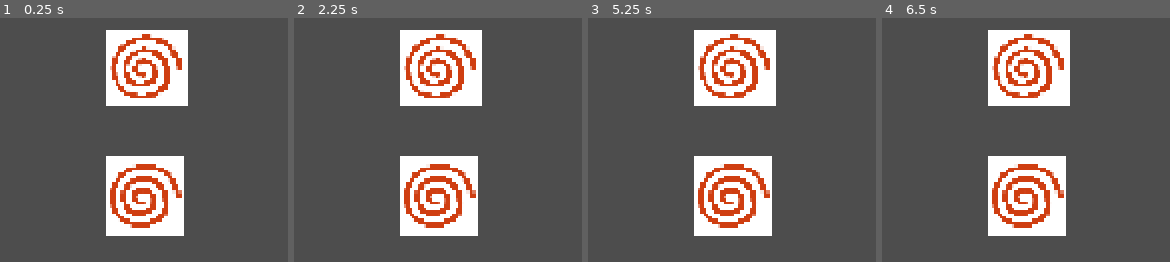
Above: before the commit, frames 1-4 (left to right).
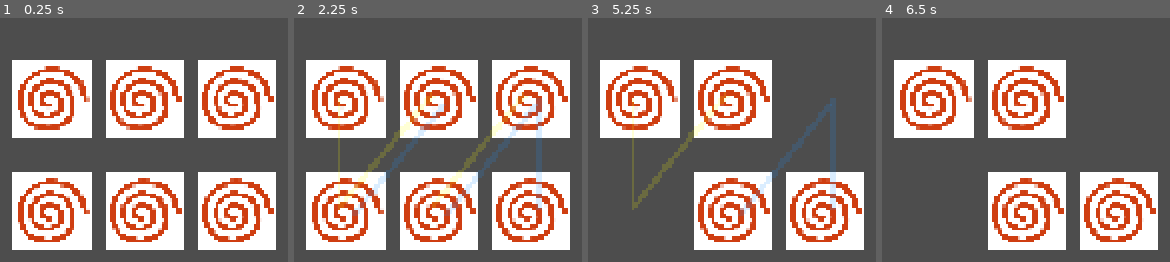
Above: after the commit, the same moments.

Repository: Mvfm-25/Deadlock-Manager
Game: Godot game, scene res://cenas/mapa.tscn
The game is run twice, just before and just after one commit, with the same random seed, the same clock (stepped at 60 frames per second) and the same inputs.
Inputs:
- Up to frame 1 (0.25 s): no input
- Up to frame 2 (2.25 s): tap Enter at 0.5 s; tap Space at 2 s
- Up to frame 3 (5.25 s): tap Enter at 2.75 s; tap Space at 5 s
- Up to frame 4 (6.5 s): tap Enter at 5.75 s

The runs differ from the first frame. In frame 1, 51% of the frame differs, in the area x 4-96%, y 4-96%; in frame 2, 53%; in frame 3, 36%; in frame 4, 33%.

Commit message:
Comportamento de ondas, tracer de tiros.

Diff:
--- a/deadlock-manager/cenas/mapa.tscn
+++ b/deadlock-manager/cenas/mapa.tscn
@@ -1,6 +1,6 @@
 [gd_scene format=3 uid="uid://3ssosdlv7an4"]
 
-[ext_resource type="PackedScene" uid="uid://dn77geqjksvdm" path="res://cenas/minion.tscn" id="1_ah0cf"]
+[ext_resource type="PackedScene" path="res://cenas/onda.tscn" id="1_onda"]
 
 [node name="Mapa" type="Node2D" unique_id=133120531]
 
@@ -9,19 +9,17 @@
 [node name="Spawns" type="Node2D" parent="." unique_id=487443152]
 
 [node name="SpawnMother" type="Node2D" parent="Spawns" unique_id=582875992 groups=["spawn_ArchMother"]]
-position = Vector2(0, 2521)
+position = Vector2(0, 426)
 
 [node name="SpawnKing" type="Node2D" parent="Spawns" unique_id=1894555378 groups=["spawn_HiddenKing"]]
-position = Vector2(0, -2542)
+position = Vector2(0, -426)
 
-[node name="Minions" type="Node2D" parent="." unique_id=1656990257]
+[node name="Ondas" type="Node2D" parent="." unique_id=1656990257]
 
-[node name="ArchMother" parent="Minions" unique_id=1086106681 instance=ExtResource("1_ah0cf")]
-position = Vector2(2, 309)
+[node name="OndaMother" parent="Ondas" unique_id=2030405188 instance=ExtResource("1_onda")]
 equipe = "ArchMother"
 
-[node name="HiddenKing" parent="Minions" unique_id=1121588478 instance=ExtResource("1_ah0cf")]
-position = Vector2(13, -663)
+[node name="OndaKing" parent="Ondas" unique_id=772249875 instance=ExtResource("1_onda")]
 equipe = "HiddenKing"
 
 [node name="Camera2D" type="Camera2D" parent="." unique_id=1066722705]
--- /dev/null
+++ b/deadlock-manager/cenas/onda.tscn
@@ -0,0 +1,11 @@
+[gd_scene format=3]
+
+[ext_resource type="Script" path="res://scripts/onda.gd" id="1_onda"]
+
+[node name="Onda" type="Node2D"]
+script = ExtResource("1_onda")
+
+[node name="Respawn" type="Timer" parent="."]
+one_shot = true
+
+[connection signal="timeout" from="Respawn" to="." method="respawna"]
--- a/deadlock-manager/scripts/minion.gd
+++ b/deadlock-manager/scripts/minion.gd
@@ -2,15 +2,23 @@
 
 class_name Minion
 
-# Ponto de re-spawn da equipe: o nó do mapa que está no grupo "spawn_<equipe>".
-var spawnPoint:Node2D = null
+# Cor do tracer de tiro de cada equipe (branco para equipes fora da lista).
+const CORES_TIRO = {
+	"HiddenKing": Color.YELLOW,
+	"ArchMother": Color.DODGER_BLUE,
+}
+const LARGURA_TRACER = 40.0
+const DESLOCAMENTO_TRACER = 60.0
+const DURACAO_TRACER = 0.3
+
+# Emitido ao morrer; a Onda usa para saber quando re-spawnar.
+signal morreu
 
 var hp = 10
 var hp_atual = 10
 
 # Valor default
 @export var equipe = "Espiritos"
-var tempoRespawn = 5.0
 
 var aliadosEmRaio = []
 var inimigosEmRaio = []
@@ -73,42 +81,54 @@
 	if alvo == null :
 		$Cadencia.stop()
 		return
+	desenhaTracer(alvo.global_position)
 	alvo.hp_atual -= 1
 	if alvo.hp_atual <= 0 :
 		alvo.morre()
 		reavaliaAlvos()
 
-# Deixa de ser desenhado e some da visão dos outros minions. Quem o via só
-# recebe 'area_exited' quando ele se move no re-spawn; até lá, é ignorado
-# por estar escondido (ver 'reavaliaAlvos').
+# Risco temporário do minion até 'destino', na cor da equipe, que some sozinho.
+# Fica deslocado para a direita de quem atira, para que os tiros de ida e de
+# volta entre dois minions não se sobreponham.
+func desenhaTracer(destino:Vector2) -> void :
+	var fim = to_local(destino)
+	var lado = fim.normalized().orthogonal() * -DESLOCAMENTO_TRACER
+	var tracer = Line2D.new()
+	tracer.points = [lado, fim + lado]
+	tracer.width = LARGURA_TRACER
+	tracer.default_color = CORES_TIRO.get(equipe, Color.WHITE)
+	tracer.z_index = 1
+	add_child(tracer)
+	var tween = tracer.create_tween()
+	tween.tween_property(tracer, "modulate:a", 0.0, DURACAO_TRACER)
+	tween.tween_callback(tracer.queue_free)
+
+# Deixa de ser desenhado e some da visão dos outros minions. Desligar os
+# CollisionShape2D dispara 'area_exited' em quem o via (desligar apenas
+# 'monitorable' na Area2D não dispara).
 func morre() -> void :
-	# Já está morto: evita re-spawn duplicado se dois minions o matarem no mesmo frame.
+	# Já está morto: evita emitir 'morreu' duas vezes se dois minions o matarem no mesmo frame.
 	if not visible :
 		return
 	hide()
 	alvo = null
 	$Cadencia.stop()
-	$HitBox.set_deferred("monitorable", false)
-	$Visao.set_deferred("monitoring", false)
-	spawn()
+	$HitBox/CollisionShape2D.set_deferred("disabled", true)
+	$Visao/CollisionShape2D.set_deferred("disabled", true)
+	morreu.emit()
 
-# Move para o spawn point da equipe & volta a desenhar minion após seu tempo determinado de re-spawn.
+# Move para 'posicao' & volta a desenhar o minion com a vida cheia. Quem decide quando é a Onda.
 # Religar a Visao dispara 'area_entered' para quem já está no raio, o que reinicia a Cadencia.
-func spawn() -> void :
-	await get_tree().create_timer(tempoRespawn).timeout
-	if spawnPoint != null :
-		global_position = spawnPoint.global_position
+func spawn(posicao:Vector2) -> void :
+	global_position = posicao
 	hp_atual = hp
 	show()
-	$HitBox.set_deferred("monitorable", true)
-	$Visao.set_deferred("monitoring", true)
+	$HitBox/CollisionShape2D.set_deferred("disabled", false)
+	$Visao/CollisionShape2D.set_deferred("disabled", false)
 
 
 func _ready() -> void:
 	ajustaColisoes()
-	spawnPoint = get_tree().get_first_node_in_group("spawn_" + equipe) as Node2D
-	if spawnPoint == null :
-		push_warning("Minion '%s': nenhum spawn point no grupo 'spawn_%s'." % [name, equipe])
 
 
 # Called every frame. 'delta' is the elapsed time since the previous frame.
--- /dev/null
+++ b/deadlock-manager/scripts/onda.gd
@@ -0,0 +1,55 @@
+extends Node2D
+
+class_name Onda
+
+const CENA_MINION = preload("res://cenas/minion.tscn")
+
+# Valor default
+@export var equipe = "Espiritos"
+@export var quantidade:int = 3
+@export var tempoRespawn:float = 5.0
+
+# Distância entre os minions na linha de formação
+@export var espacamento:float = 700.0
+
+# Ponto de spawn da equipe: o nó do mapa que está no grupo "spawn_<equipe>".
+var spawnPoint:Node2D = null
+
+var minions = []
+var vivos = 0
+
+# Posição do i-ésimo minion: uma linha horizontal centrada no spawn point.
+func posicaoNaFormacao(indice:int) -> Vector2 :
+	var centro = spawnPoint.global_position if spawnPoint != null else global_position
+	var deslocamento = (indice - (quantidade - 1) / 2.0) * espacamento
+	return centro + Vector2(deslocamento, 0)
+
+# Cria os minions da onda, já em formação.
+func criaMinions() -> void :
+	for i in quantidade :
+		var minion = CENA_MINION.instantiate() as Minion
+		minion.equipe = equipe
+		minion.morreu.connect(_on_minion_morreu)
+		add_child(minion)
+		minion.global_position = posicaoNaFormacao(i)
+		minions.append(minion)
+	vivos = quantidade
+
+# A onda só começa a contar o re-spawn quando o último minion morre.
+func _on_minion_morreu() -> void :
+	vivos -= 1
+	if vivos <= 0 :
+		$Respawn.start(tempoRespawn)
+
+# Chamada no timeout do Timer 'Respawn': a onda inteira volta de uma vez.
+func respawna() -> void :
+	for i in minions.size() :
+		minions[i].spawn(posicaoNaFormacao(i))
+	vivos = minions.size()
+
+
+func _ready() -> void:
+	spawnPoint = get_tree().get_first_node_in_group("spawn_" + equipe) as Node2D
+	if spawnPoint == null :
+		push_warning("Onda '%s': nenhum spawn point no grupo 'spawn_%s'." % [name, equipe])
+	criaMinions()
Not shown, added: deadlock-manager/scripts/onda.gd.uid
